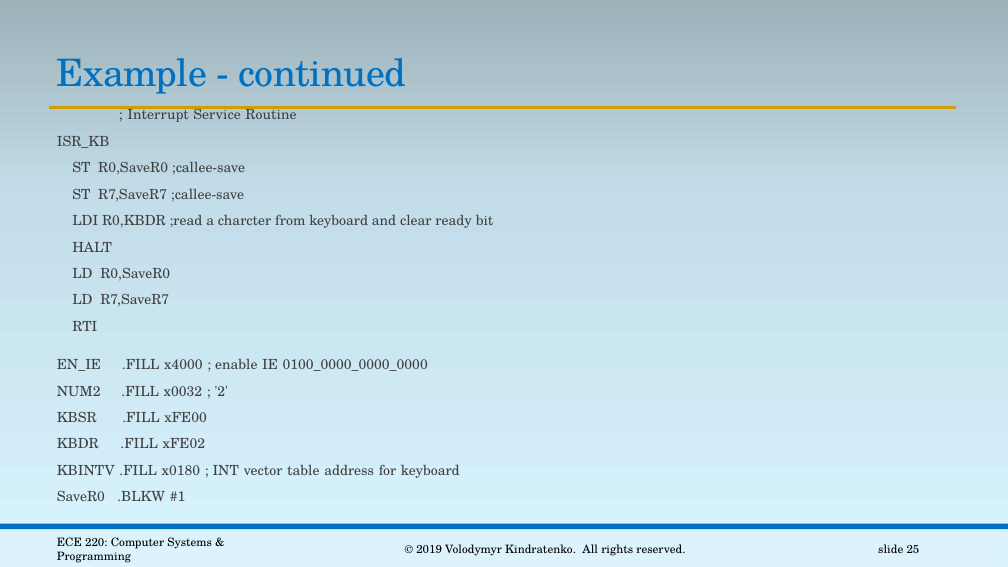
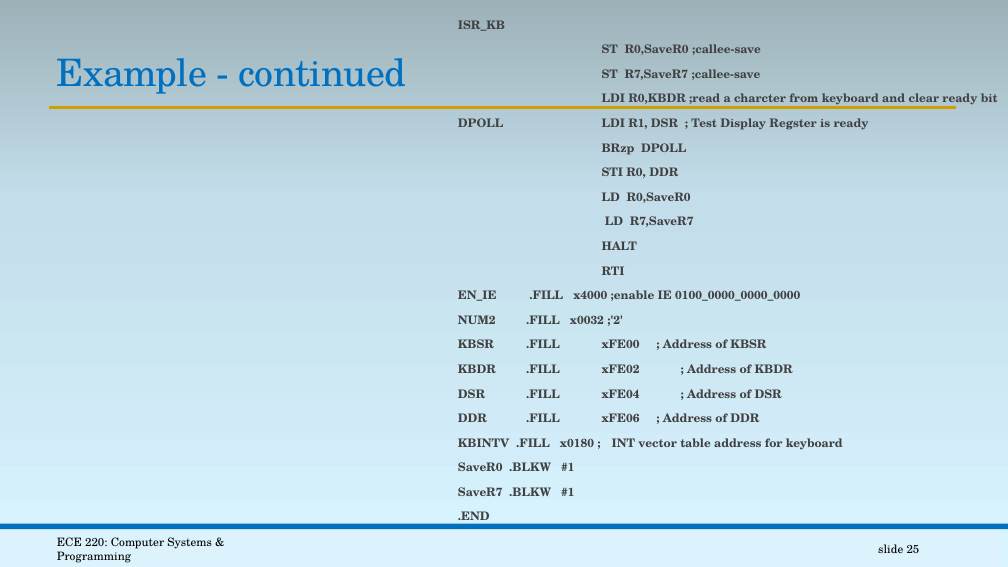
Before and after one commit to ubhowmik/ECE220_Fall2019, a slide deck: slide 25 of Lecture#6/interrupts-and-exceptions.pptx. Drawn at 1008x567 pixels with LibreOffice and Linux fonts; fonts in the diff are those of the drawing. Boxes give left, top, right and bottom in pixels: in the first picture for what was removed or moved away, otherwise in the second. Text is boxed around its words. In the diff, an @@ line names an element or a change of style, - is before the commit and + after.

```diff
--- a/Lecture#6/interrupts-and-exceptions.pptx
+++ b/Lecture#6/interrupts-and-exceptions.pptx
@@ text "ISR_KB": place and size @@
-text "ISR_KB" at <box>57,106,494,501</box>
+text "ISR_KB" at <box>458,20,998,525</box>
@@ text at <box>458,20,998,471</box>: size 13.3 to 11.2 pt, bold on in "ISR_KB", "ST R0,SaveR0 ;callee-save", "ST R7,SaveR7 ;callee-save", "LDI R0,KBDR ;read a charcter from keyboard ..." and 5 more places @@
@@ text at <box>127,106,296,122</box>: paragraph removed @@
-  ; Interrupt Service Routine
@@ text at <box>458,118,869,178</box>: text changed; size 13.3 to 11.2 pt; bold on @@
-  HALT
+  DPOLL LDI R1, DSR ; Test Display Regster is ready
+  BRzp DPOLL
+  STI R0, DDR
@@ text at <box>602,241,637,250</box>: paragraph added @@
+  HALT
@@ text at <box>458,290,800,422</box>: text changed; size 13.3 to 11.2 pt; bold on @@
-  EN_IE .FILL x4000 ; enable IE 0100_0000_0000_0000
-  NUM2 .FILL x0032 ; '2'
-  KBSR .FILL xFE00
-  KBDR .FILL xFE02
+  EN_IE .FILL x4000 ;enable IE 0100_0000_0000_0000
+  NUM2 .FILL x0032 ;'2'
+  KBSR .FILL xFE00 ; Address of KBSR
+  KBDR .FILL xFE02 ; Address of KBDR
+  DSR .FILL xFE04 ; Address of DSR
+  DDR .FILL xFE06 ; Address of DDR
@@ text at <box>458,487,574,525</box>: paragraphs added @@
+  SaveR7 .BLKW #1
+  .END
@@ text removed at <box>416,544,685,556</box> @@
-© 2019 Volodymyr Kindratenko. All rights reserved.
```
Also in this commit, not shown: 1 other slide changed, 1 other file.
